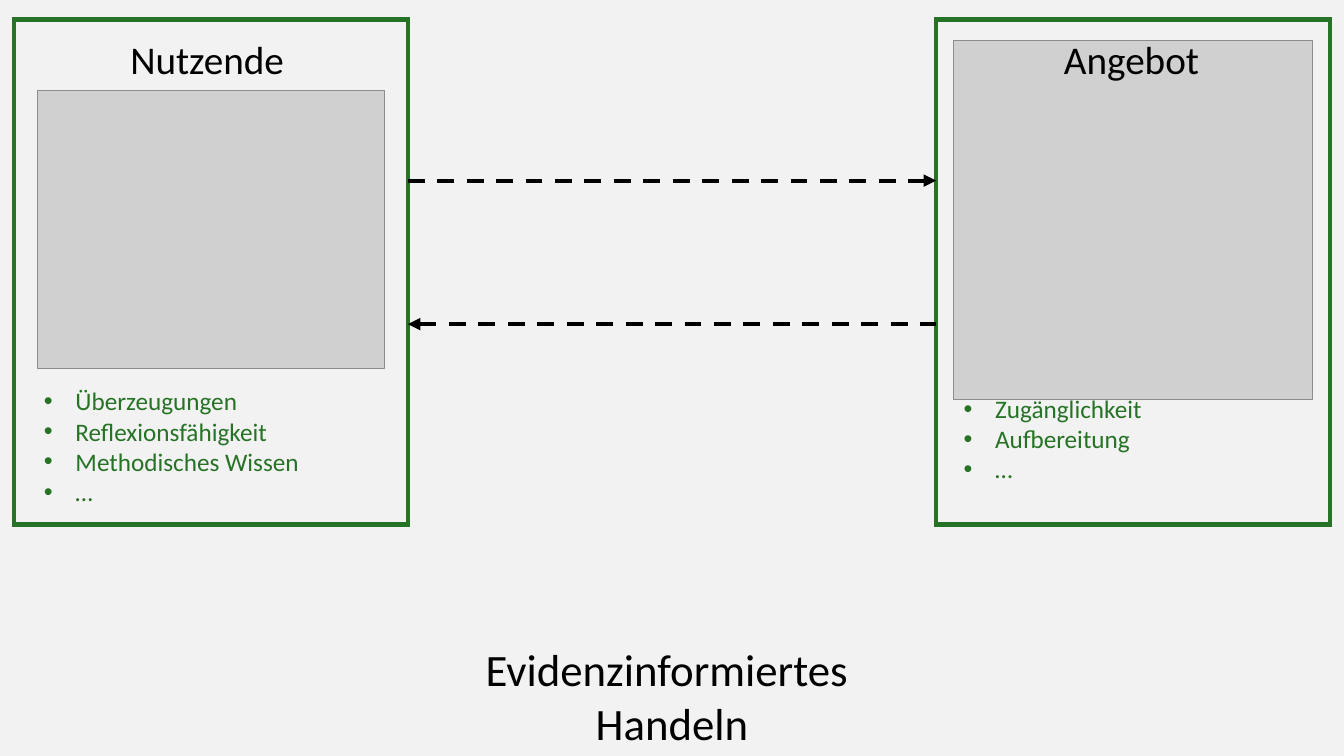
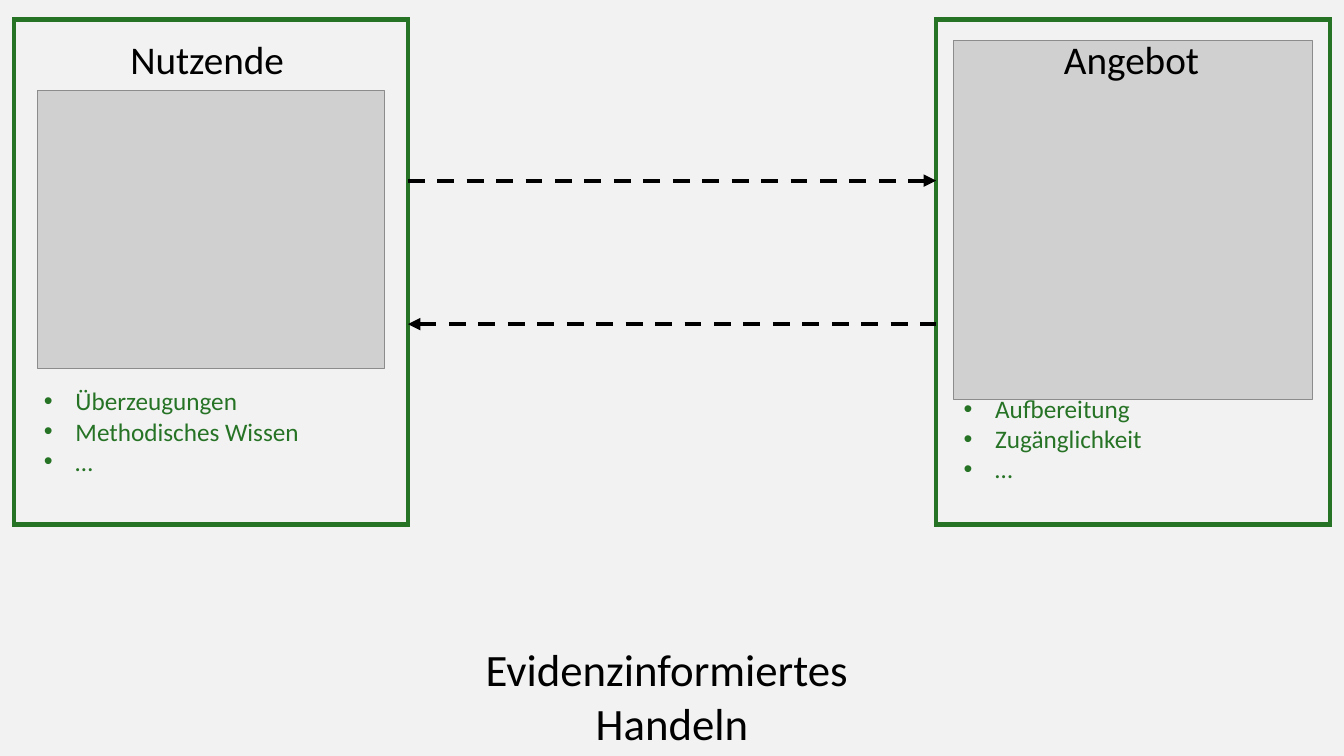
Before and after one commit to kirstinschmidt/InB-Kolloquium, a slide deck: slide 1 of img/Angebot-Nutzung.pptx. Drawn at 1344x756 pixels with LibreOffice and Linux fonts; fonts in the diff are those of the drawing; grey boxes stand for pictures. Boxes give left, top, right and bottom in pixels: in the first picture for what was removed or moved away, otherwise in the second. Text is boxed around its words. In the diff, an @@ line names an element or a change of style, - is before the commit and + after.

```diff
--- a/img/Angebot-Nutzung.pptx
+++ b/img/Angebot-Nutzung.pptx
@@ text at [995,399,1130,423]: paragraph added @@
+• Aufbereitung
@@ text at [75,423,266,446]: paragraph removed @@
-• Reflexionsfähigkeit
@@ text at [995,430,1130,453]: paragraph removed @@
-• Aufbereitung
```
Also in this commit, not shown: 11 other files.
